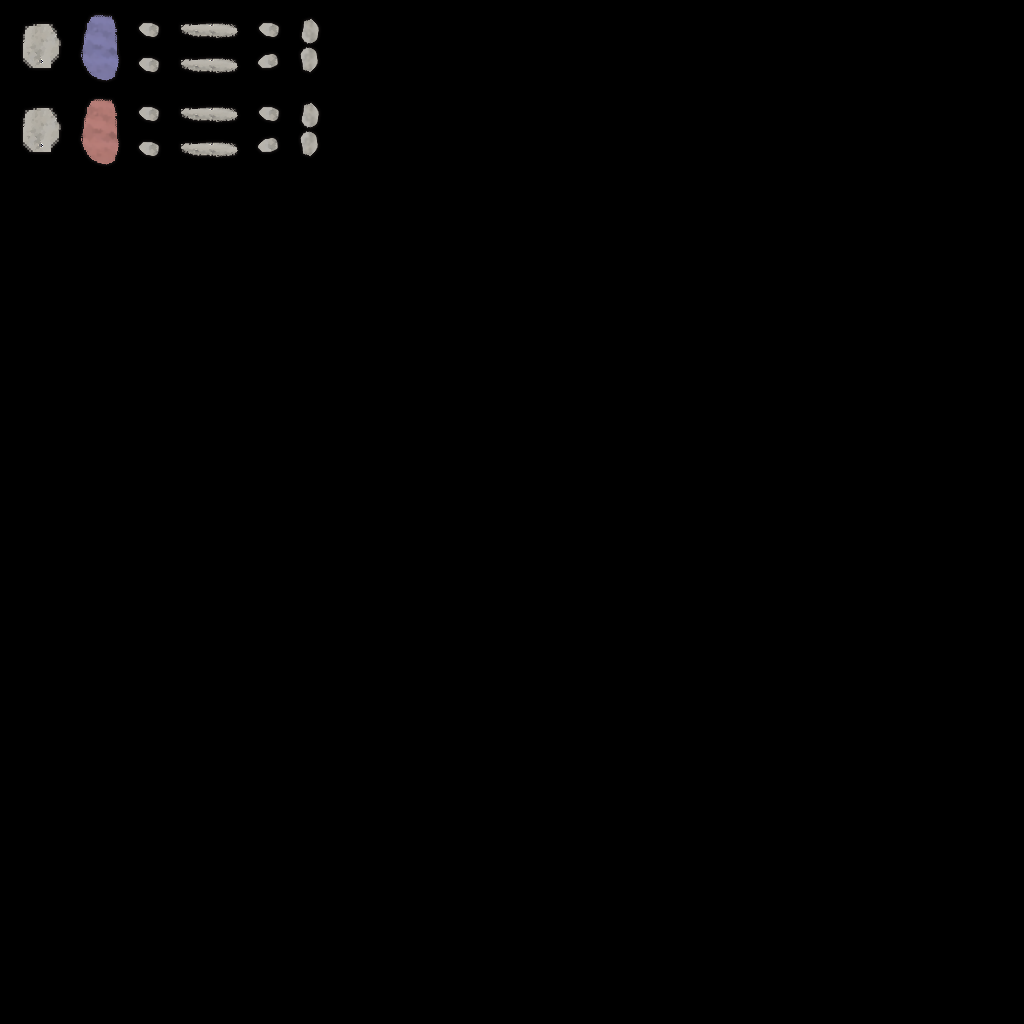
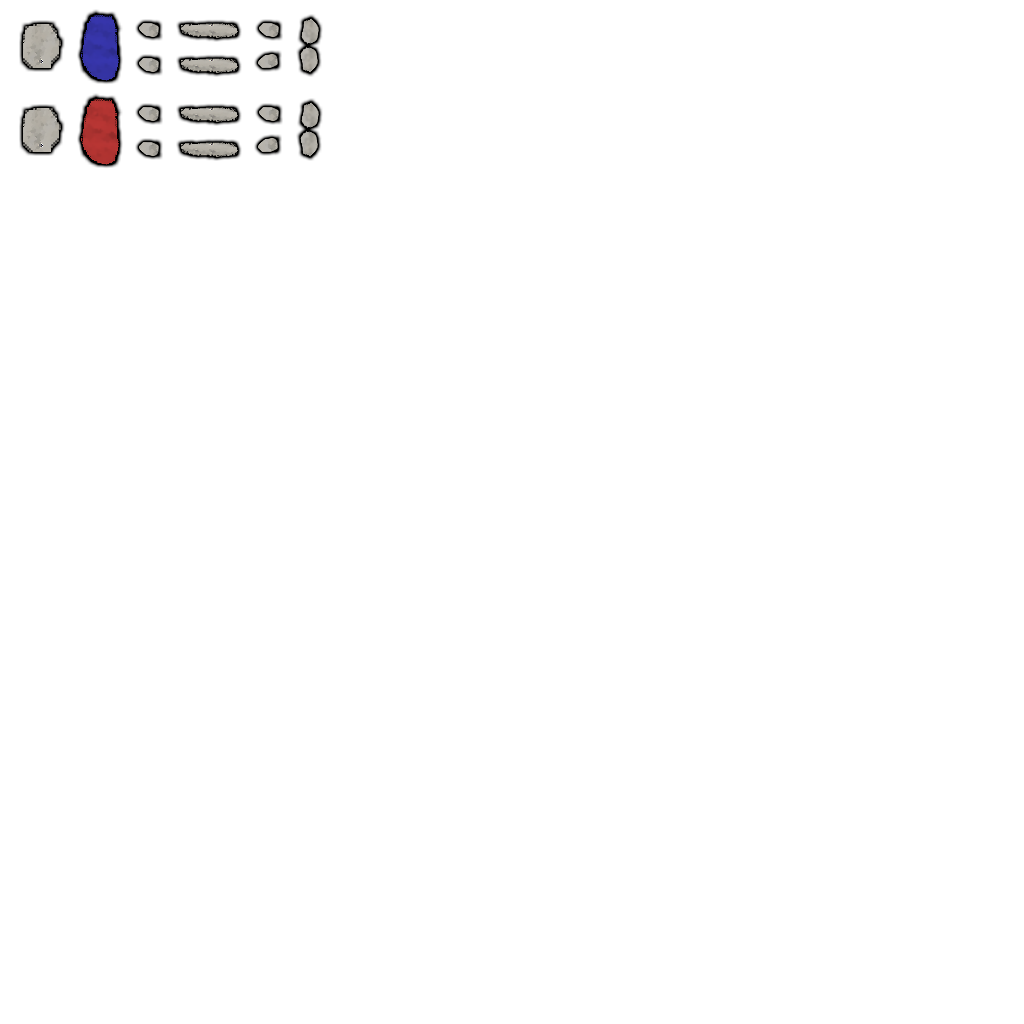
Before/after of a 1024 x 1024 layered artwork. What changed in the layer stack:
removed layer "Layer 1" over [0, 0, 1024, 1024]
